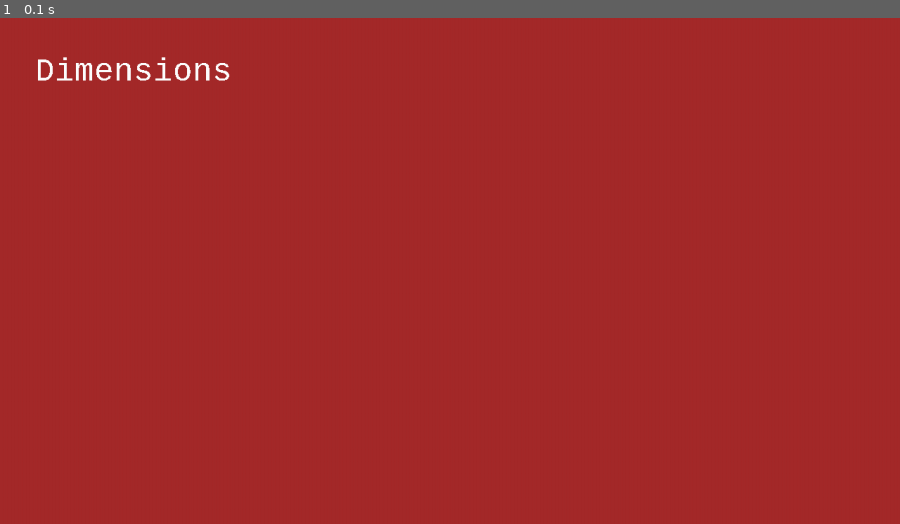
Above: before the commit, frame 1.
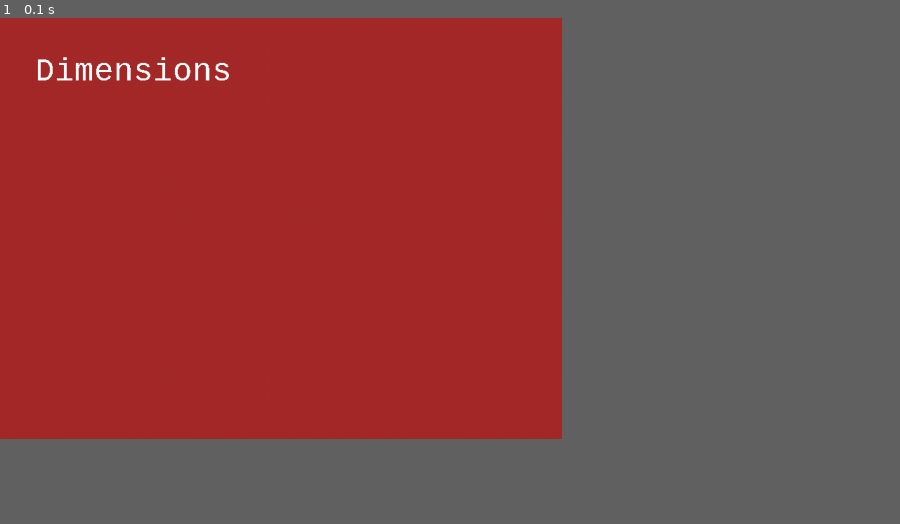
Above: after the commit, the same moment.

Repository: pmp-p/pygame-dimension-beats-wasm
Game: pygame game, started from main.py
Two runs of this game, one before a commit and one after it. Both use one fixed random seed, a clock stepped at 60 frames per second and the inputs below.
Inputs:
- Up to frame 1 (0.1 s): no input
In our replay, the window is 900x506 before the commit and 562x421 after it. These sizes can differ from the game's own. Grey fills any space a smaller window leaves; there, only what the larger window draws over its background counts as a difference.

The runs differ from the first frame. In frame 1, less than 0.1% of the frame differs, in the area x 5-26%, y 7-13%.

Commit message:
Add files via upload

Diff:
--- a/config.py
+++ b/config.py
@@ -9,14 +9,36 @@
 import os
 import sys
 
-WIDTH = 1280  # width of the screen
-HEIGHT = 720  # height of the screen
+import pygame
+
+WIDTH = 800  # width of the screen
+HEIGHT = 600  # height of the screen
 
 VOLUME = 100  # sound volume
 
 FPS = 60
 
 ASSETS = 'assets'
+
+
+class Globals:
+    _config = {}
+
+    @classmethod
+    def pop(cls, key):
+        try:
+            cls._config.pop(key)
+        except KeyError:
+            pass
+
+    @classmethod
+    def set(cls, key, value):
+        cls._config[key] = value
+
+    @classmethod
+    def get(cls, key):
+        return cls._config.get(key)
+
 
 if getattr(sys, 'frozen', False) and hasattr(sys, '_MEIPASS'):
     print('running in a PyInstaller bundle')
--- /dev/null
+++ b/constants.py
@@ -0,0 +1,2 @@
+FIRST_TIME_PLAYED = 'first-time-played'
+FULL_PLAYED = 'full-played'
